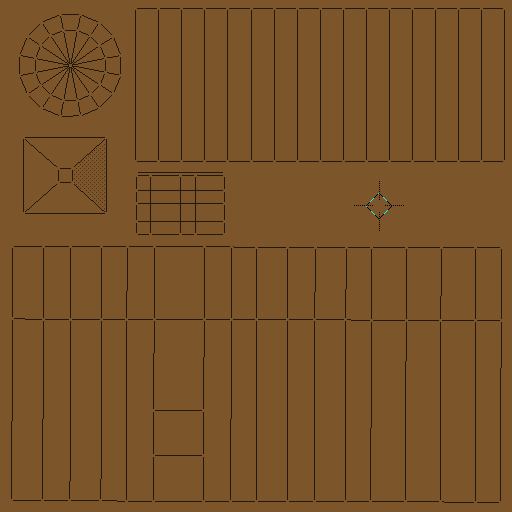
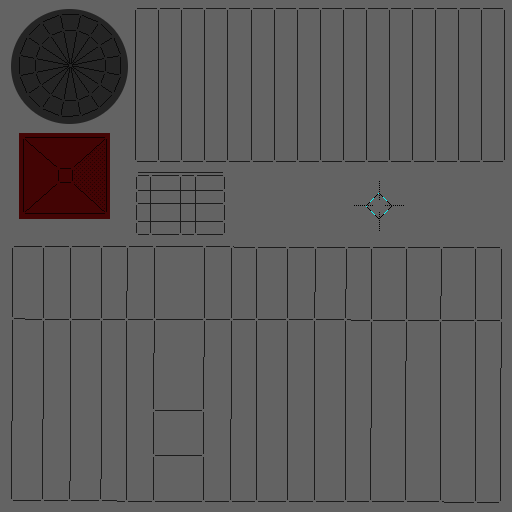
Comparing the layer stacks of the two 512 x 512 images. Changes:
added layer "inside_chimney" above "inside" over [11, 9, 128, 124]
added layer "inside" above "Hintergrund" over [19, 133, 110, 219]
painted on "Hintergrund" over [0, 0, 512, 512]
